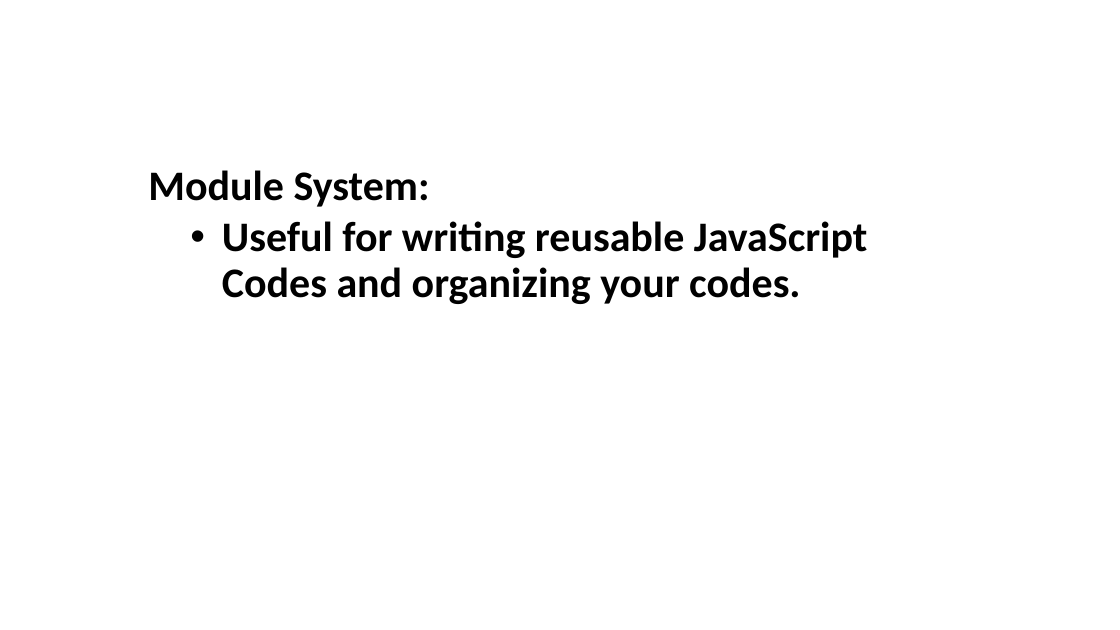
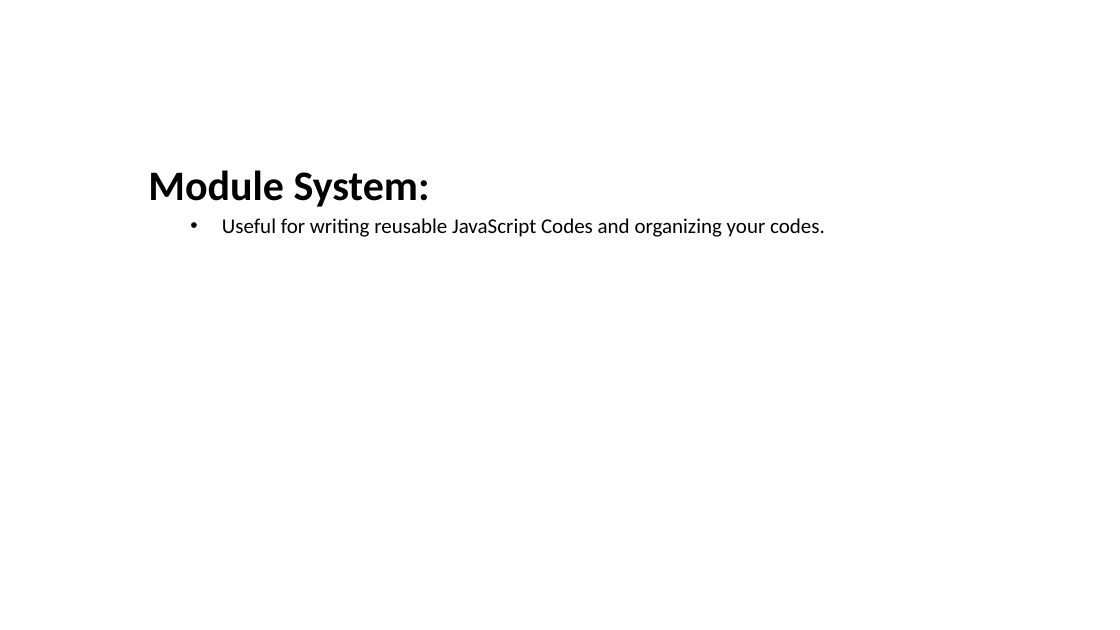
Before and after one commit to krishneup/es6-meetup, a slide deck: slide 4 of meetup-sept-13.pptx (slide 5 before the commit). Drawn at 1120x630 pixels with LibreOffice and Linux fonts; fonts in the diff are those of the drawing. Boxes give left, top, right and bottom in pixels: in the first picture for what was removed or moved away, otherwise in the second. Text is boxed around its words. In the diff, an @@ line names an element or a change of style, - is before the commit and + after.

```diff
--- a/meetup-sept-13.pptx
+++ b/meetup-sept-13.pptx
@@ subtitle at bbox=[222, 218, 825, 237]: size 36 to 18 pt, bold off in "Useful for writing reusable JavaScript Codes and ..." @@
```
Also in this commit, not shown: 6 other slides changed, 1 slide removed, 9 other files.
